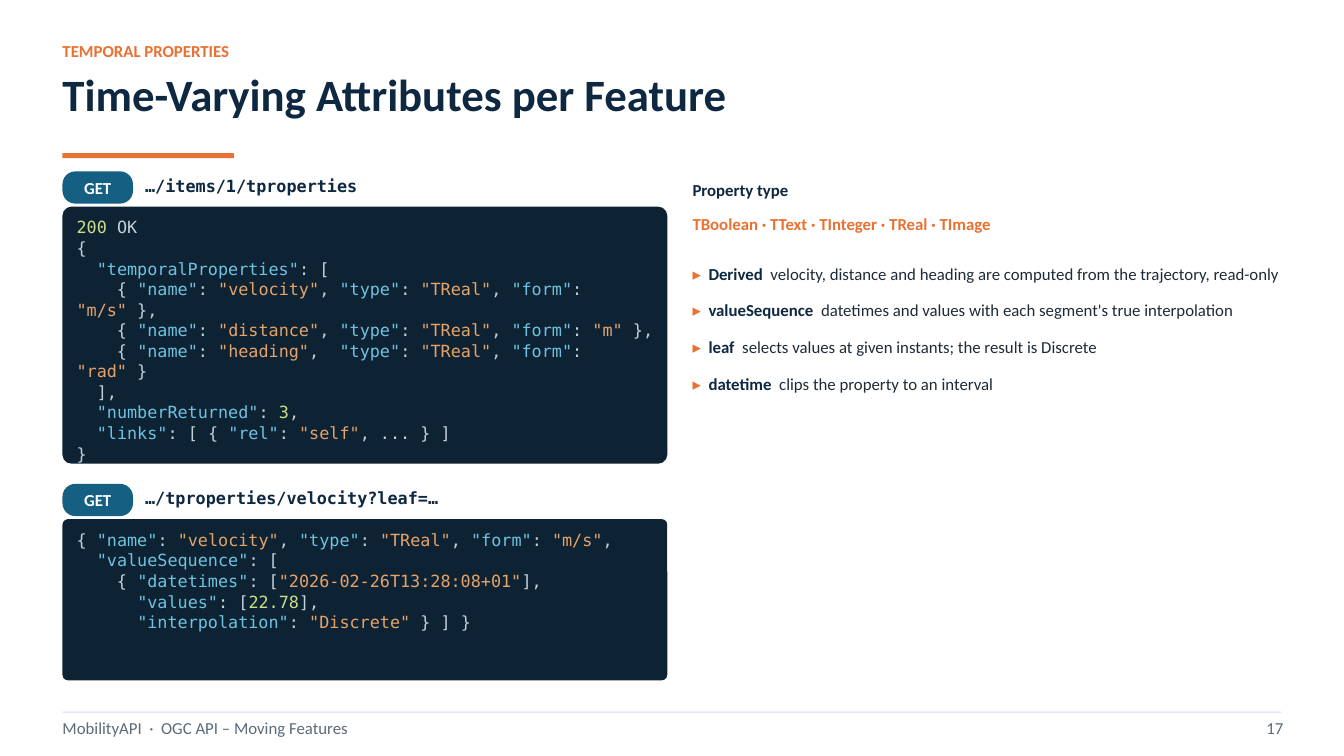
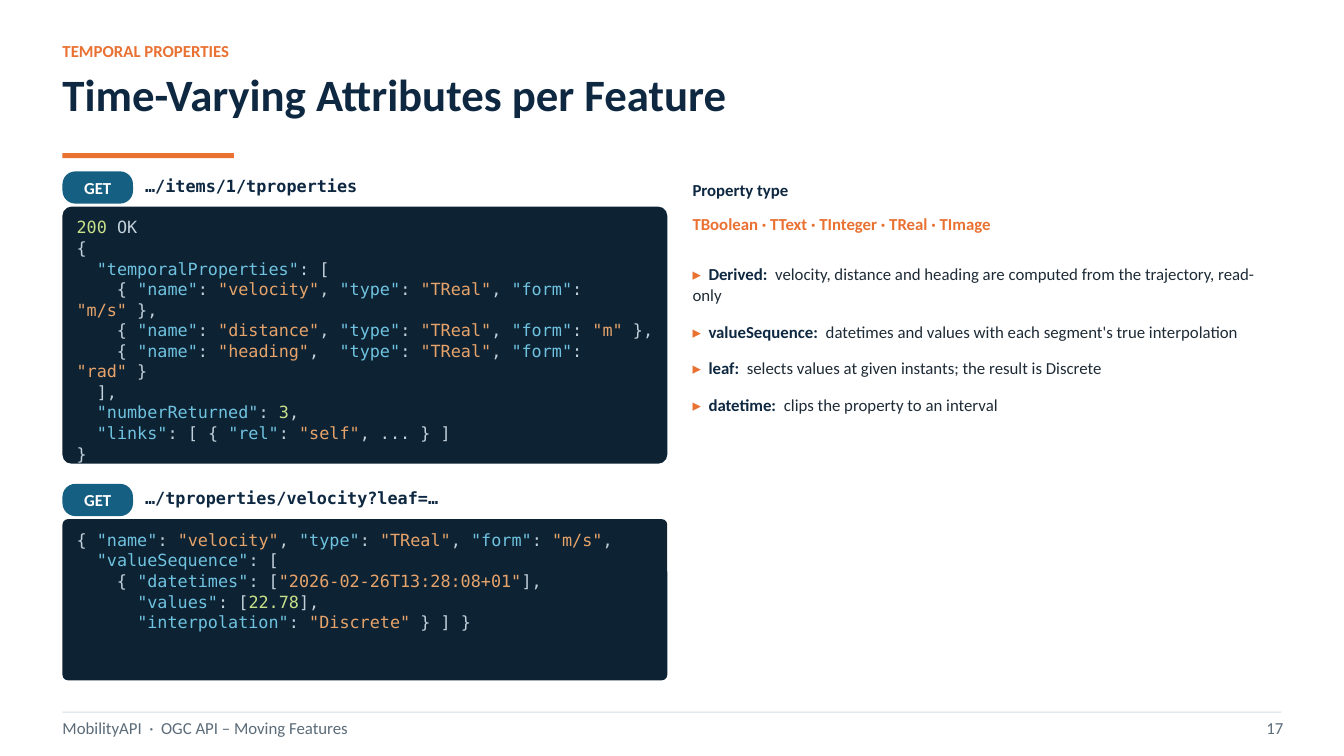
Before and after one commit to MobilityDB/MobilityAPI, a slide deck: slide 20 of MobilityAPIV5.pptx. Drawn at 1344x756 pixels with LibreOffice and Linux fonts; fonts in the diff are those of the drawing. Boxes give left, top, right and bottom in pixels: in the first picture for what was removed or moved away, otherwise in the second. Text is boxed around its words. In the diff, an @@ line names an element or a change of style, - is before the commit and + after.

Commit message:
V5 deck: colon after each bold keyword; transparent OGC logo corners
Bullets now read 'Keyword: description' across every slide (one change in the
shared bullets helper). The OGC Associate Member badge on the title slide has its
white corners knocked out to transparent (border-connected white only, so the
white OGC panel and Associate Member text stay solid), removing the white squares
against the navy background. PDF re-rendered.

```diff
--- a/MobilityAPIV5.pptx
+++ b/MobilityAPIV5.pptx
@@ text at [693,268,1254,414]: text changed @@
-▸ Derived velocity, distance and heading are computed from the trajectory, read-only
-▸ valueSequence datetimes and values with each segment's true interpolation
-▸ leaf selects values at given instants; the result is Discrete
-▸ datetime clips the property to an interval
+▸ Derived: velocity, distance and heading are computed from the trajectory, read-only
+▸ valueSequence: datetimes and values with each segment's true interpolation
+▸ leaf: selects values at given instants; the result is Discrete
+▸ datetime: clips the property to an interval
```
Also in this commit, not shown: 14 other slides changed, 1 other file.
